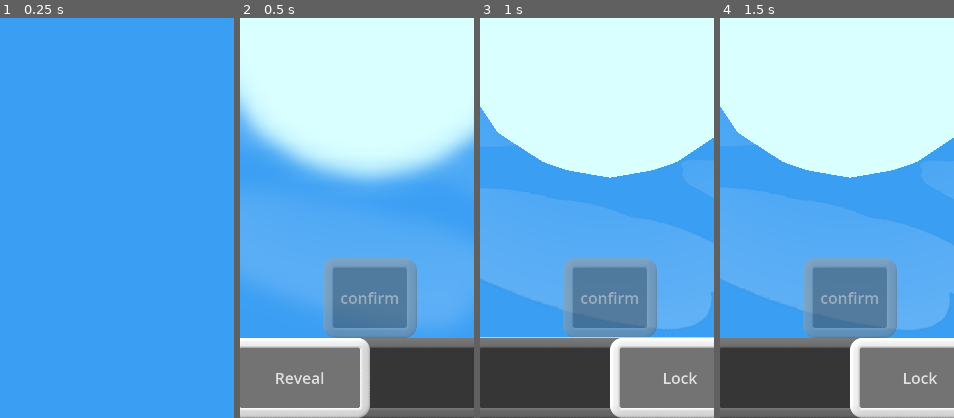
Above: before the commit, frames 1-4 (left to right).
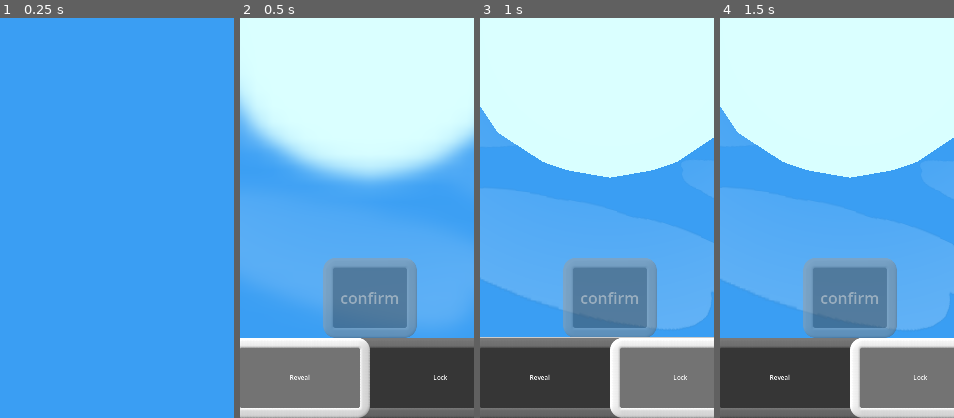
Above: after the commit, the same moments.

Repository: WalynC/sphereSweeperGodot
Game: Godot game, scene res://mainScenes/game.tscn
Same seed, same stepped clock (60 frames per second), same inputs: the game is played once before the commit and once after it. Sound files missing from this copy of the repository are replaced by a short silence.
Inputs (mouse positions are % of the whole screen's width and height, from its top left):
- Up to frame 1 (0.25 s): no input
- Up to frame 2 (0.5 s): no input
- Up to frame 3 (1 s): click (50, 95) at 0.5 s
- Up to frame 4 (1.5 s): click (7, 86) at 1.25 s
The pictures show only the part of the screen within x 22-72%, y 50-100%; the shares and areas given below are measured in that part.

Frame 1 is identical in both runs. In frame 2, 0.3% of the frame differs, in the area x 15-89%, y 88-92%; in frame 3, 0.3%; in frame 4, 0.3%.

Commit message:
Text for reveal/lock button now always displays rather than being tied to the button object

Diff:
--- a/scripts/GameUI.gd
+++ b/scripts/GameUI.gd
@@ -16,8 +16,8 @@
 @export var multiSelectOn : CompressedTexture2D
 @export var multiSelectOff : CompressedTexture2D
 
-@export var revealButton : Button
-@export var lockButton : Button
+@export var revealPanel : Panel
+@export var lockPanel : Panel
 
 static var useMines = false
 static var secondsOnly = false
@@ -90,8 +90,8 @@
 	controls.neighborSelect %= 3
 
 func SetFlag(val):
-	revealButton.visible = !val
-	lockButton.visible = val
+	revealPanel.visible = !val
+	lockPanel.visible = val
 	controls.SetFlag(val)
 
 func toggle_time_display():
--- a/uiScenes/game_ui.tscn
+++ b/uiScenes/game_ui.tscn
@@ -26,7 +26,7 @@
 "glow": SubResource("Animation_j3iip")
 }
 
-[node name="game_ui" type="Control" node_paths=PackedStringArray("timerButton", "neighborButton", "mineButton", "confirmButton", "flagButton", "bombLabel", "revealButton", "lockButton")]
+[node name="game_ui" type="Control" node_paths=PackedStringArray("timerButton", "neighborButton", "mineButton", "confirmButton", "flagButton", "bombLabel", "revealPanel", "lockPanel")]
 layout_mode = 3
 anchors_preset = 15
 anchor_right = 1.0
@@ -48,8 +48,8 @@
 bombLabel = NodePath("BombCounterPanel/Label")
 multiSelectOn = ExtResource("2_2k6y5")
 multiSelectOff = ExtResource("2_5e4df")
-revealButton = NodePath("Panel/RevealButton")
-lockButton = NodePath("Panel/LockButton")
+revealPanel = NodePath("Panel/RevealPanel")
+lockPanel = NodePath("Panel/LockPanel")
 
 [node name="NeighborButton" type="Button" parent="."]
 layout_mode = 1
@@ -142,23 +142,44 @@
 "": SubResource("AnimationLibrary_amicg")
 }
 
-[node name="RevealButton" type="Button" parent="Panel"]
+[node name="RevealPanel" type="Panel" parent="Panel"]
 layout_mode = 1
 anchors_preset = -1
 anchor_right = 0.5
 anchor_bottom = 1.0
 mouse_filter = 2
+
+[node name="LockPanel" type="Panel" parent="Panel"]
+visible = false
+layout_mode = 1
+anchors_preset = -1
+anchor_left = 0.5
+anchor_right = 1.0
+anchor_bottom = 1.0
+mouse_filter = 2
+
+[node name="RevealLabel" type="Label" parent="Panel"]
+layout_mode = 1
+anchors_preset = -1
+anchor_right = 0.5
+anchor_bottom = 1.0
+grow_horizontal = 2
+grow_vertical = 2
 text = "Reveal"
-
-[node name="LockButton" type="Button" parent="Panel"]
-visible = false
+horizontal_alignment = 1
+vertical_alignment = 1
+
+[node name="LockLabel" type="Label" parent="Panel"]
 layout_mode = 1
 anchors_preset = -1
 anchor_left = 0.5
 anchor_right = 1.0
 anchor_bottom = 1.0
-mouse_filter = 2
+grow_horizontal = 2
+grow_vertical = 2
 text = "Lock"
+horizontal_alignment = 1
+vertical_alignment = 1
 
 [node name="TimerPanel" type="Panel" parent="."]
 layout_mode = 1
